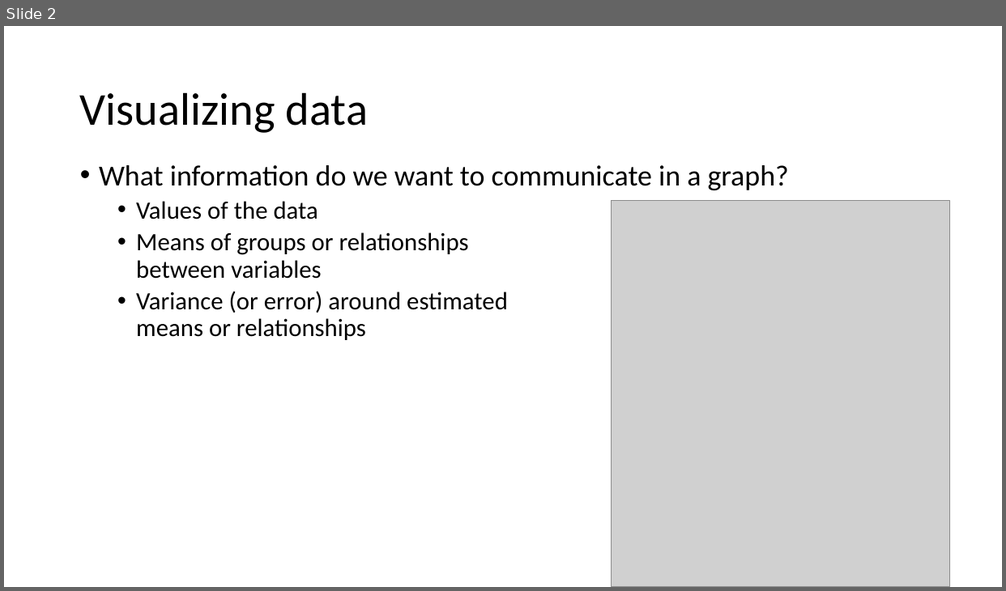
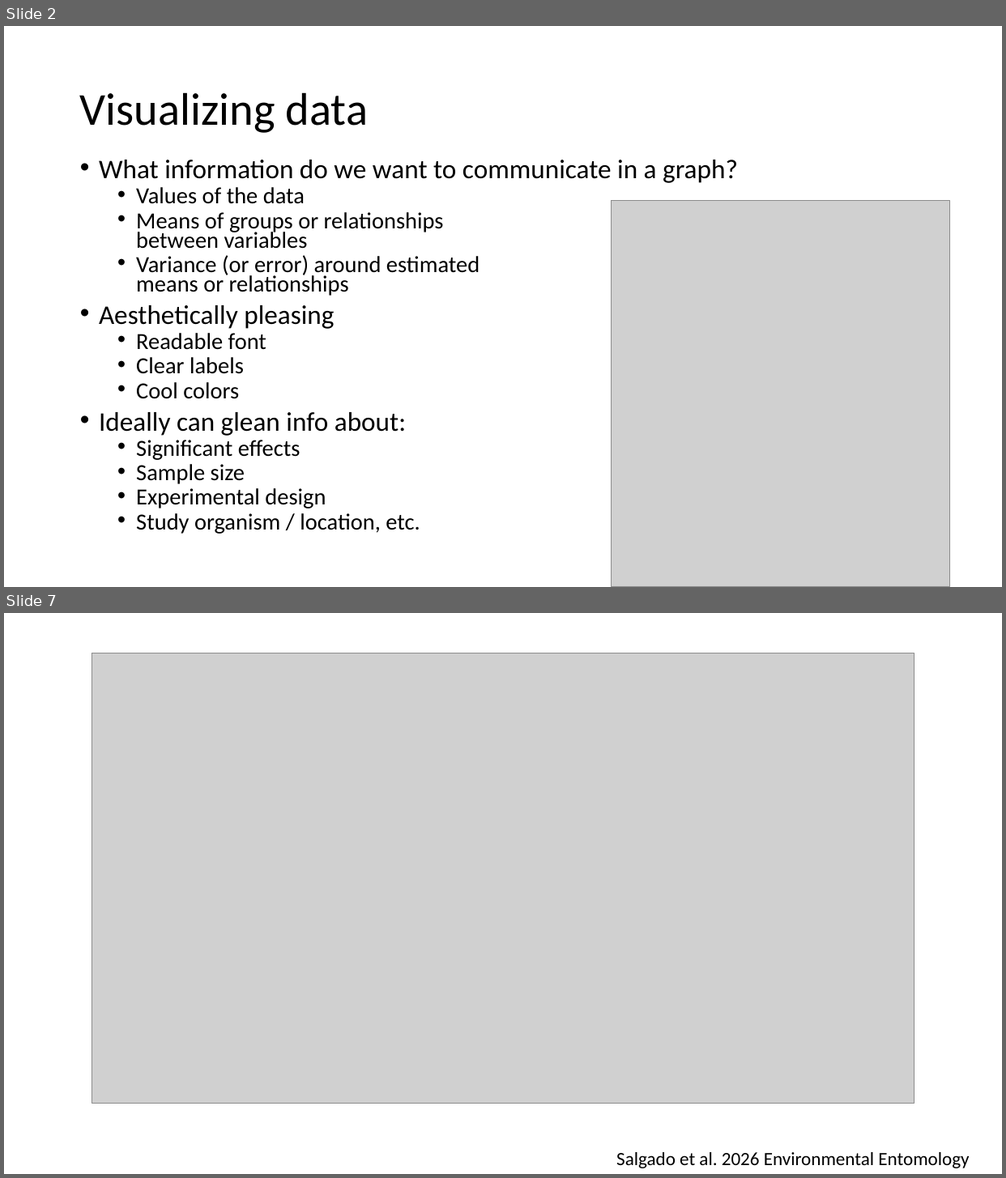
Before and after one commit to hahnp13/Workshops, a slide deck: Slides and materials/ppt files and materials/DataViz.pptx. Shown one above the other, each under a label of ours: slide 2 before the commit, slides 2 and 7 after it; the slides between them are not shown. The pictures are 1006x591 and 1006x1178 pixels, drawn with LibreOffice and Linux fonts; fonts in the diff are those of the drawing; grey boxes stand for pictures. Boxes give left, top, right and bottom in pixels: in the first picture for what was removed or moved away, otherwise in the second. Text is boxed around its words. In the diff, an @@ line names an element or a change of style, - is before the commit and + after.

Commit message:
updated materials for data viz

```diff
--- a/Slides and materials/ppt files and materials/DataViz.pptx
+++ b/Slides and materials/ppt files and materials/DataViz.pptx
@@ slide 7 added at (4,613,1002,1174), background #FFFFFF @@
@@ picture added at (92,653,914,1103) @@
@@ text added at (616,1152,969,1169), 18 pt, text #000000 @@
+Salgado et al. 2026 Environmental Entomology
@@ slide 2 changed as well @@
@@ text at (99,160,738,296): size 28 to 25.9 pt in "What information do we want to communicate ..."; size 24 to 22.2 pt in "Values of the data", "Means of groups or relationships between variables", "Variance (or error) around estimated means or ..."; line spacing 0.9 to 0.7 @@
@@ text at (99,305,420,534): paragraphs added @@
+• Aesthetically pleasing
+  • Readable font
+  • Clear labels
+  • Cool colors
+• Ideally can glean info about:
+  • Significant effects
+  • Sample size
+  • Experimental design
+  • Study organism / location, etc.
```
Also in this commit, not shown: 8 other slides changed, 6 other slides added, 1 slide removed, 2 other files.
